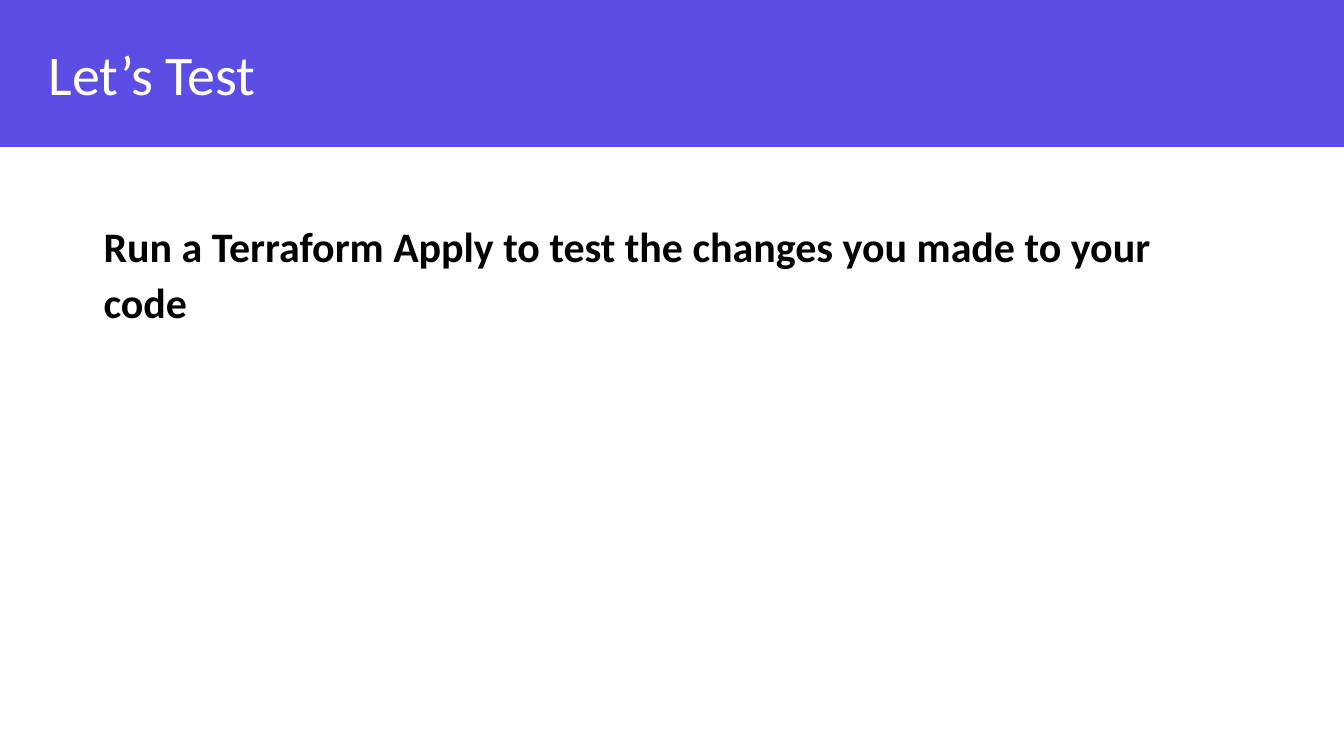
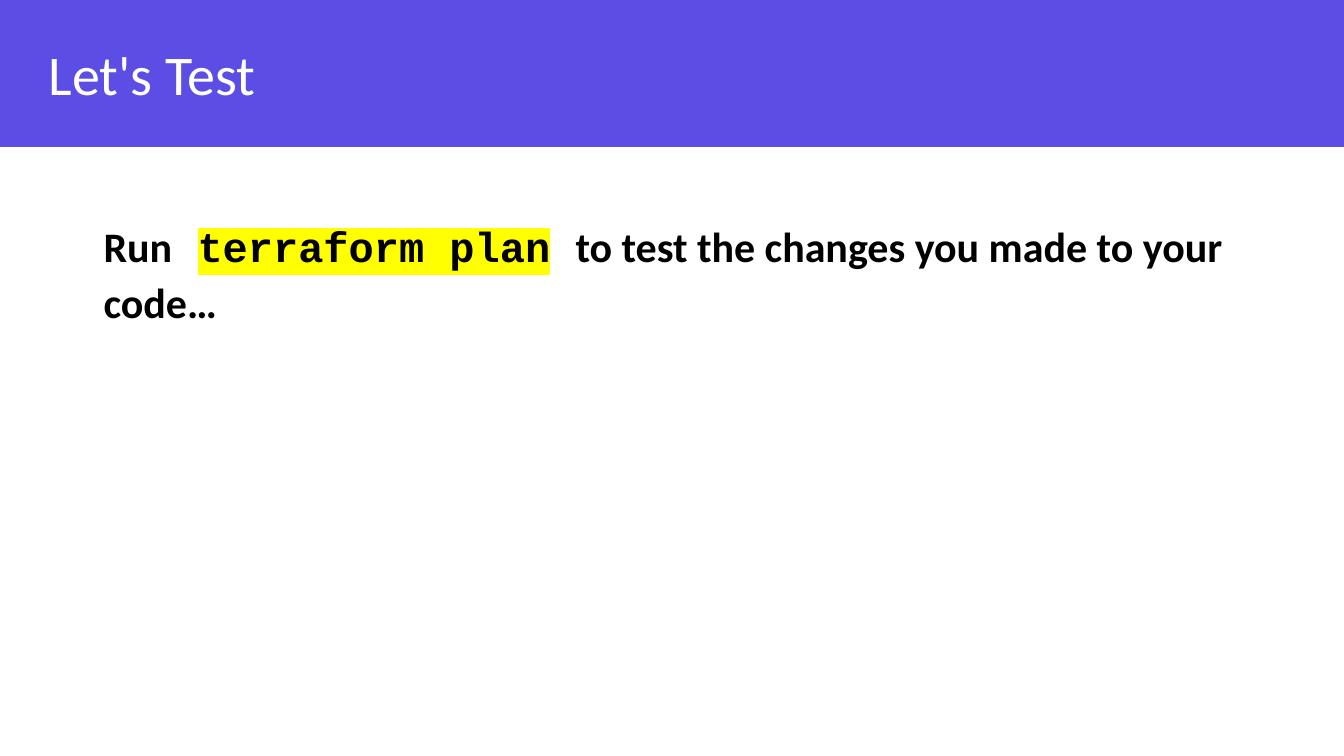
Before and after one commit to grove-mountain/azure-workshop-training, a slide deck: slide 41 of Slides/Azure and Terraform Workshop - Chapter 2.pptx (slide 43 before the commit). Drawn at 1344x756 pixels with LibreOffice and Linux fonts; fonts in the diff are those of the drawing; background and template pictures are left out. Boxes give left, top, right and bottom in pixels: in the first picture for what was removed or moved away, otherwise in the second. Text is boxed around its words. In the diff, an @@ line names an element or a change of style, - is before the commit and + after.

Commit message:
Major cleanup/test of entire slide deck.  Removed all references to AWS.  Updated all code examples with color, and Consolas font.  Added instructions on workstation setup.  The course can be taught using VSC with terraform plugins.

```diff
--- a/Slides/Azure and Terraform Workshop - Chapter 2.pptx
+++ b/Slides/Azure and Terraform Workshop - Chapter 2.pptx
@@ title at (49,57,255,96): text changed @@
-Let’s Test
+Let's Test
@@ text at (104,232,1222,319): text changed @@
-Run a Terraform Apply to test the changes you made to your code
+Run terraform plan to test the changes you made to your code…
```
Also in this commit, not shown: 33 other slides changed, 2 slides removed, 2 other files.
